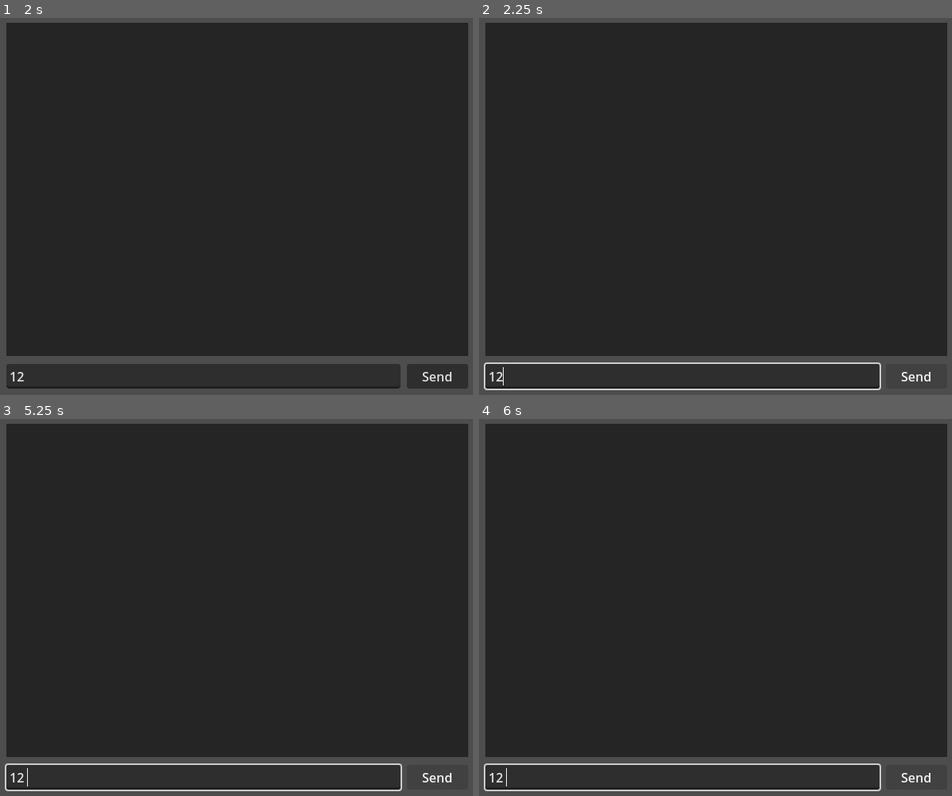
Above: before the commit, frames 1-4 (two rows, left to right).
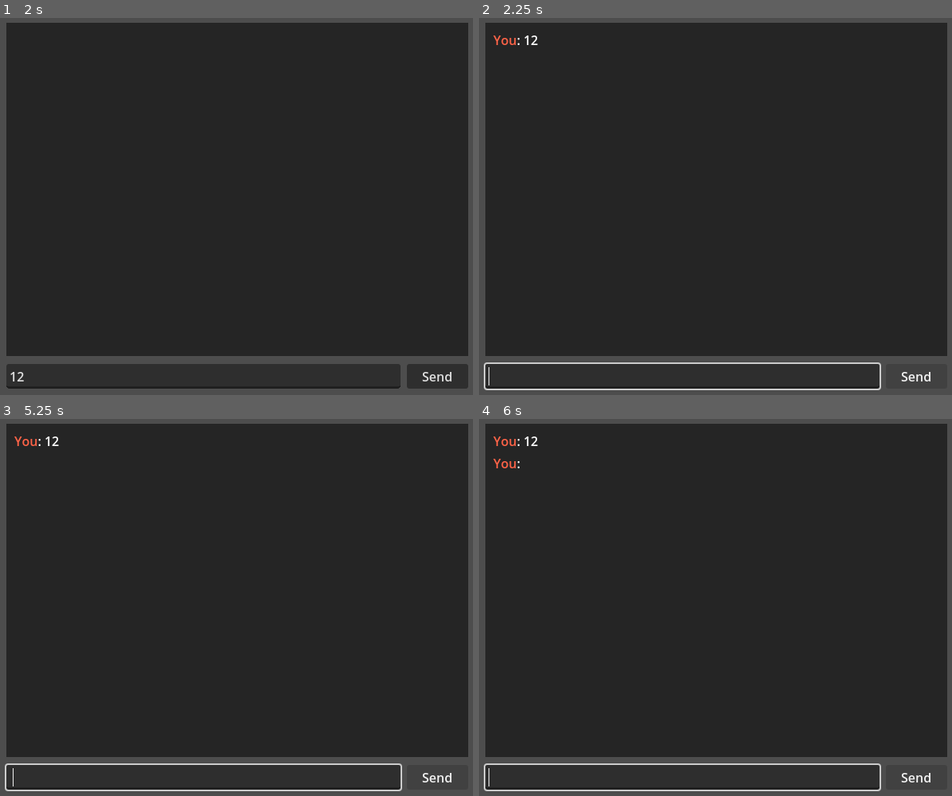
Above: after the commit, the same moments.

Repository: sihlecodes/Simple-Messenger
Game: Godot game, scene res://source/Main.tscn
The game is run twice, just before and just after one commit, with the same random seed, the same clock (stepped at 60 frames per second) and the same inputs.
Inputs (mouse positions are in pixels of both pictures, inside the frame that each line leads up to):
- Up to frame 1 (2 s): click (203, 376) at 0.52 s; type "12" at 0.6 s; click (241, 202) at 0.75 s; type "Alex" at 0.83 s; click "Confirm" at 1.25 s
- Up to frame 2 (2.25 s): click "Send" at 2 s
- Up to frame 3 (5.25 s): click "Send" at 2.75 s; click "Send" at 3.5 s; tap Enter at 4.25 s; tap Space at 5 s
- Up to frame 4 (6 s): tap Enter at 5.75 s

Frame 1 is identical in both runs. In frame 2, 0.1% of the frame differs, in the area x 2-13%, y 4-98%; in frame 3, 0.1%; in frame 4, 0.2%.
Error before the commit: Parse Error: Identifier "_on_connected_to_server" not declared in the current scope. (res://source/Networking.gd:21)

Commit message:
Usernames now display correctly
Fixed submit bug

Diff:
--- a/source/Main.tscn
+++ b/source/Main.tscn
@@ -119,6 +119,7 @@
 script = ExtResource("3_26uaj")
 
 [node name="margins" type="MarginContainer" parent="username_prompt"]
+layout_mode = 0
 offset_left = 4.0
 offset_top = 4.0
 offset_right = 188.0
--- a/source/Networking.gd
+++ b/source/Networking.gd
@@ -2,7 +2,7 @@
 
 const PORT: = 9823
 
-var users: Dictionary = {1: "Server"}
+var users: Dictionary = {}
 var username: String
 
 func smart_connect(signal_: Signal, callback: Callable):
@@ -23,6 +23,7 @@
 		smart_connect(multiplayer.server_disconnected, _on_server_disconnected)
 		return
 
+	add_user(1, username)
 
 	smart_connect(multiplayer.peer_disconnected, _on_user_disconnected)
 
@@ -60,20 +61,21 @@
 	message = "%s: %s" % [sender_name, message]
 	%messages.text += ("\n" + message) if %messages.text else message
 
-func add_user(id: int):
-	users[id] = "User%d" % randi_range(1000, 10000)
+@rpc("any_peer")
+func add_user(id: int, username: String):
+	users[id] = username
 
 func remove_user(id: int):
 	users.erase(id)
 
-func _on_user_connected(id: int):
-	add_user(id)
-
 func _on_user_disconnected(id: int):
 	remove_user(id)
 
+func _on_connected_to_server():
+	add_user.rpc_id(1, multiplayer.get_unique_id(), username)
+
 func _on_connected_fail():
-	print("Connection failed...")
+	print("Failed to connect to server...")
 
 func _on_server_disconnected():
 	create_or_join()
--- a/source/username_prompt.gd
+++ b/source/username_prompt.gd
@@ -4,7 +4,6 @@
 
 func _ready() -> void:
 	%username.grab_focus()
-	%username.text_submitted.connect(func(username): submit.emit(username))
 
 func _on_confirm_pressed() -> void:
 	%username.text_submitted.emit(%username.text)
